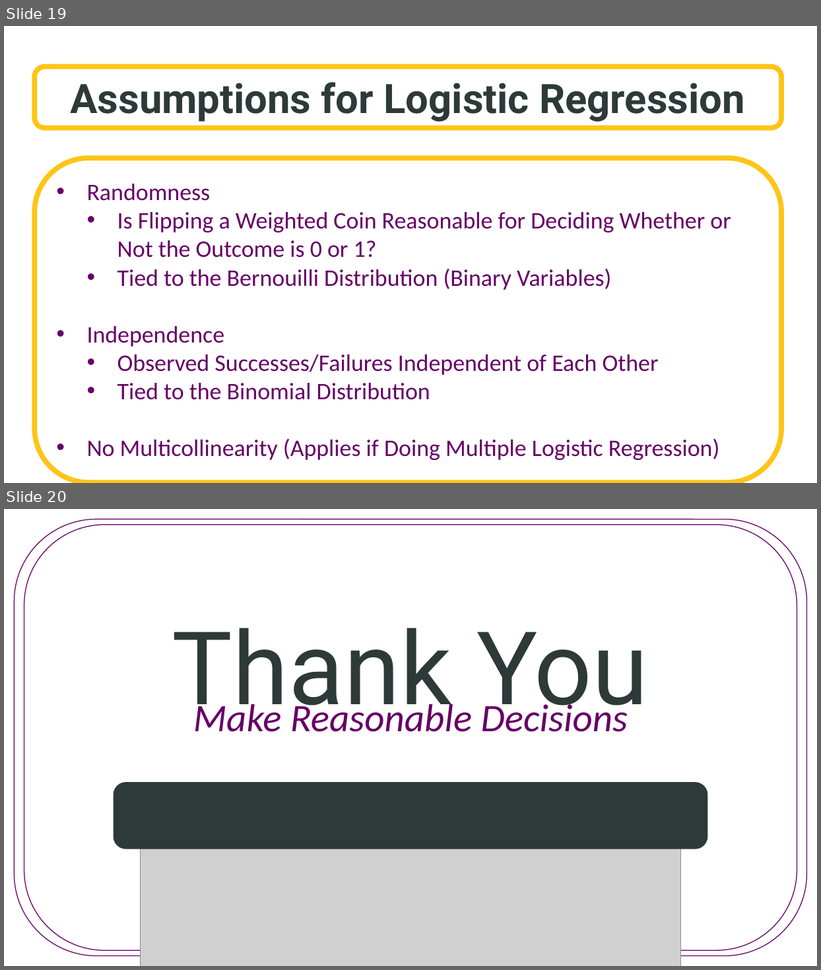
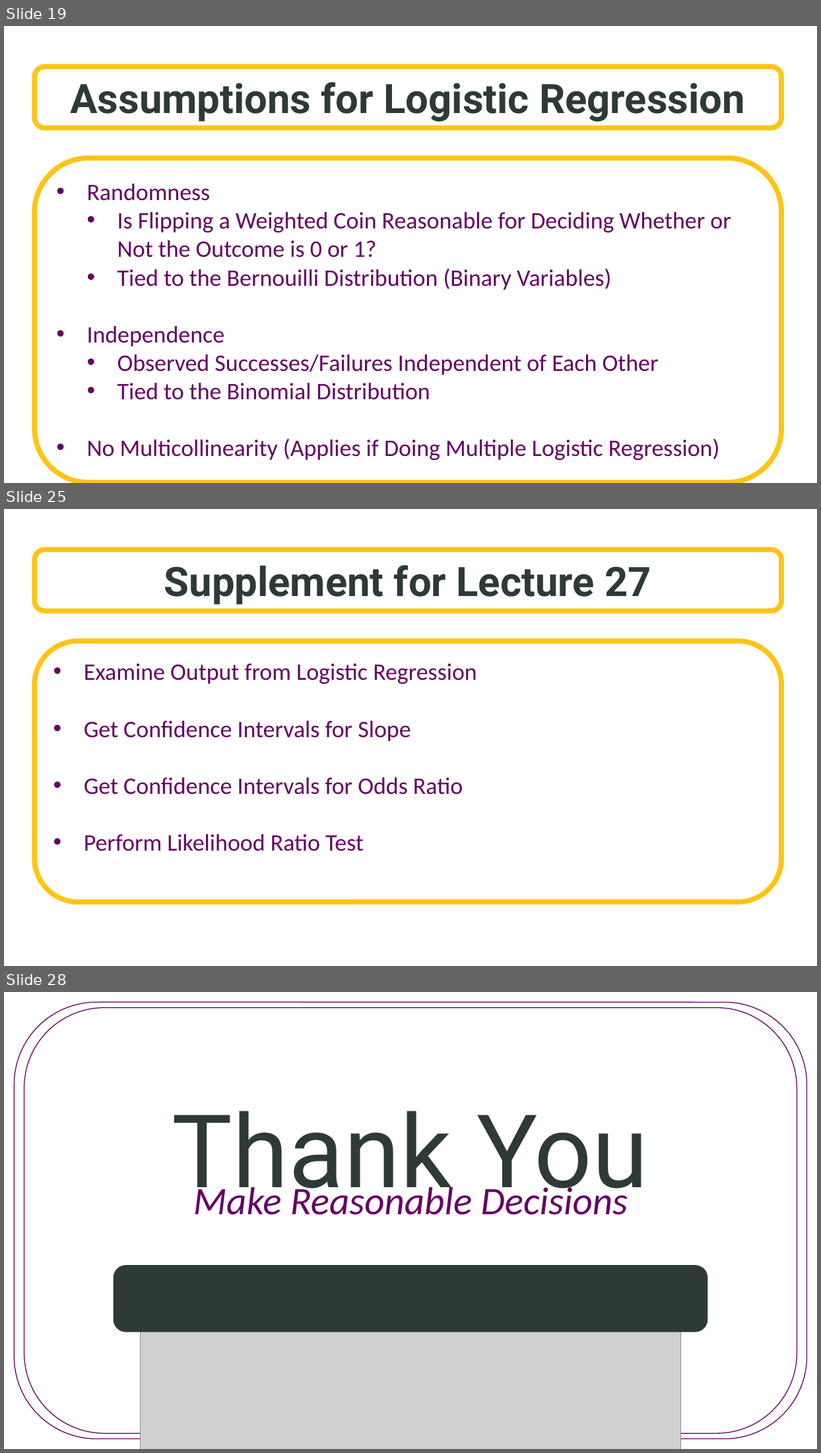
Before and after one commit to SuperMarioGiacomazzo/STOR455_WEBSITE, a slide deck: Lectures/27 - Logistic Regression.pptx. Shown one above the other, each under a label of ours: slides 19 and 20 before the commit, slides 19, 25 and 28 after it; the slides between them are not shown. The pictures are 821x970 and 821x1453 pixels, drawn with LibreOffice and Linux fonts; fonts in the diff are those of the drawing; grey boxes stand for pictures; background and template pictures are left out. Boxes give left, top, right and bottom in pixels: in the first picture for what was removed or moved away, otherwise in the second. Text is boxed around its words. In the diff, an @@ line names an element or a change of style, - is before the commit and + after.

```diff
--- a/Lectures/27 - Logistic Regression.pptx
+++ b/Lectures/27 - Logistic Regression.pptx
@@ slide 25 added at [4, 509, 817, 966], background picture (left out) @@
@@ rounded rectangle added at [34, 550, 781, 611], fill #FFFFFF at 70% opacity, outline #FFC416 6 pt, 48 pt, text #2D3A37, bold @@
+Supplement for Lecture 27
@@ rounded rectangle added at [34, 642, 781, 902], fill #FFFFFF, outline #FFC416 6 pt, 28 pt, text #660066 @@
+• Examine Output from Logistic Regression
+• Get Confidence Intervals for Slope
+• Get Confidence Intervals for Odds Ratio
+• Perform Likelihood Ratio Test
@@ what was slide 20 is now slide 28 @@
```
Also in this commit, not shown: 7 other slides added, 9 other files.
